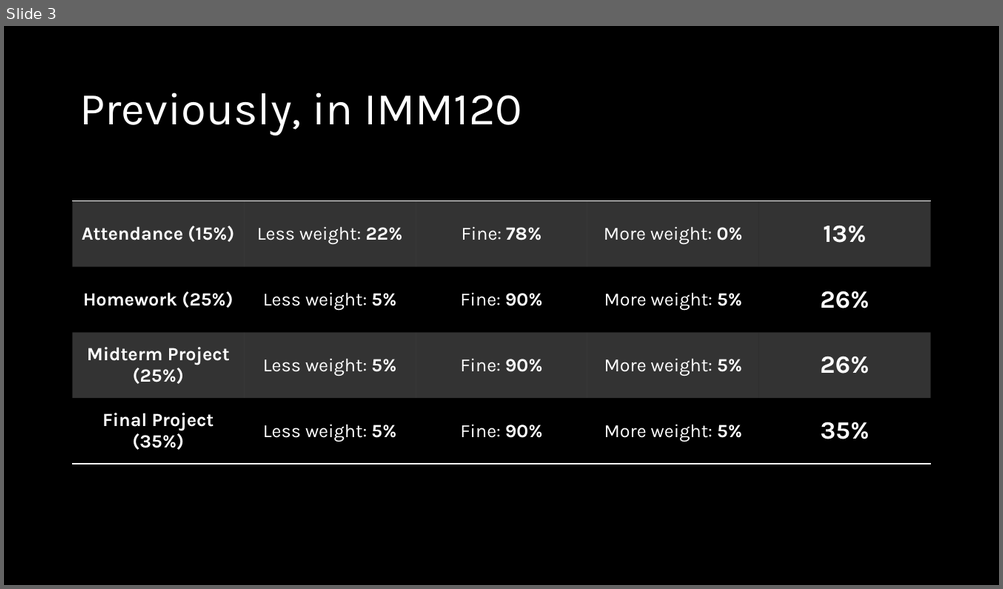
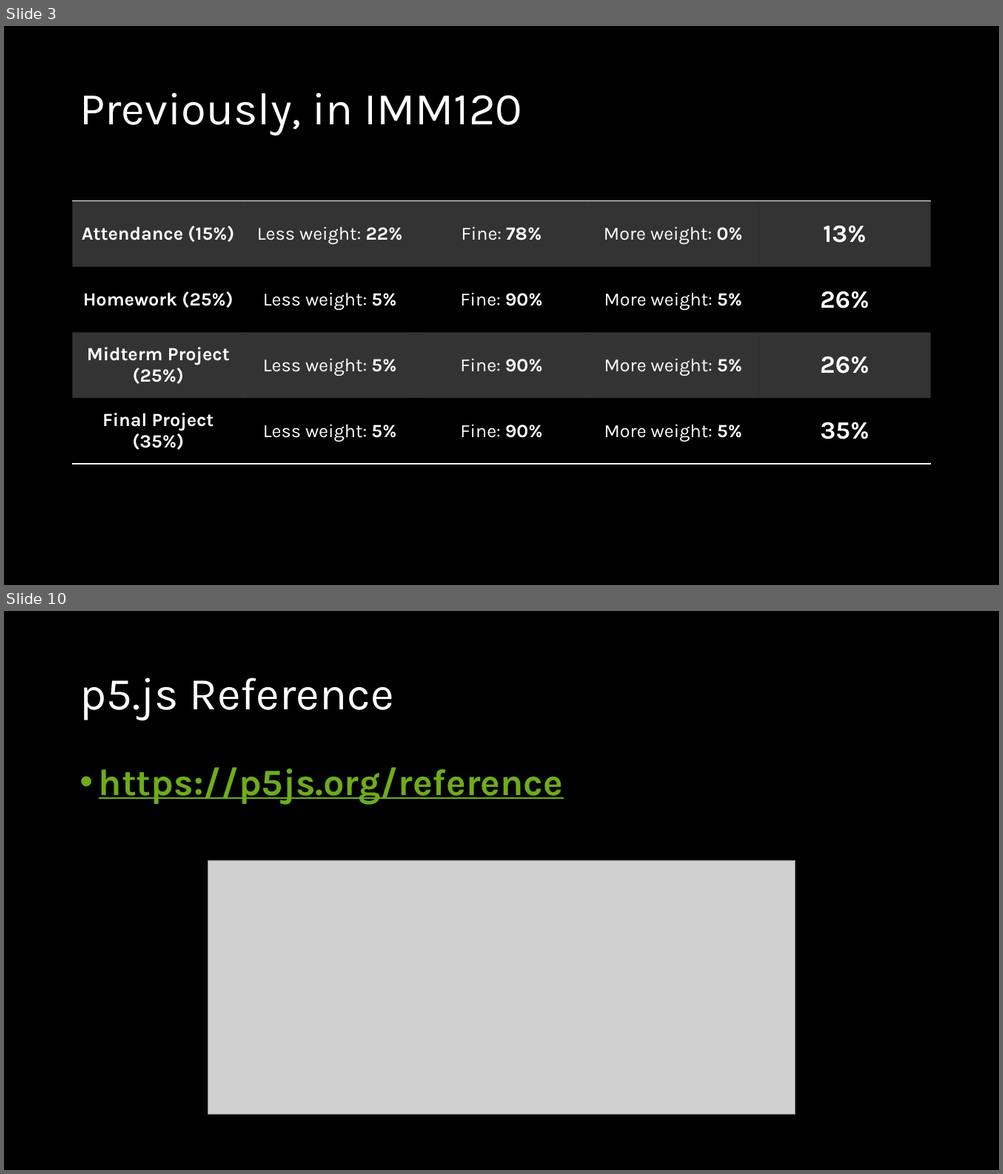
Before and after one commit to crhallberg/IMM120, a slide deck: Presentations/Sept 11 - Class 2.pptx. Shown one above the other, each under a label of ours: slide 3 before the commit, slides 3 and 10 after it; the slides between them are not shown. The pictures are 1003x589 and 1003x1174 pixels, drawn with LibreOffice and Linux fonts; fonts in the diff are those of the drawing; grey boxes stand for pictures. Boxes give left, top, right and bottom in pixels: in the first picture for what was removed or moved away, otherwise in the second. Text is boxed around its words. In the diff, an @@ line names an element or a change of style, - is before the commit and + after.

```diff
--- a/Presentations/Sept 11 - Class 2.pptx
+++ b/Presentations/Sept 11 - Class 2.pptx
@@ slide 10 added at [4, 611, 999, 1170], background #000000 @@
@@ title added at [79, 678, 393, 721], 44 pt, text #FFFFFF @@
+p5.js Reference
@@ text added at [99, 767, 563, 805], 36 pt, text #6EAC1C, bold, underline @@
+• https://p5js.org/reference
@@ picture added at [208, 861, 796, 1116] @@
```
Also in this commit, not shown: 13 other slides added, 3 other files.
